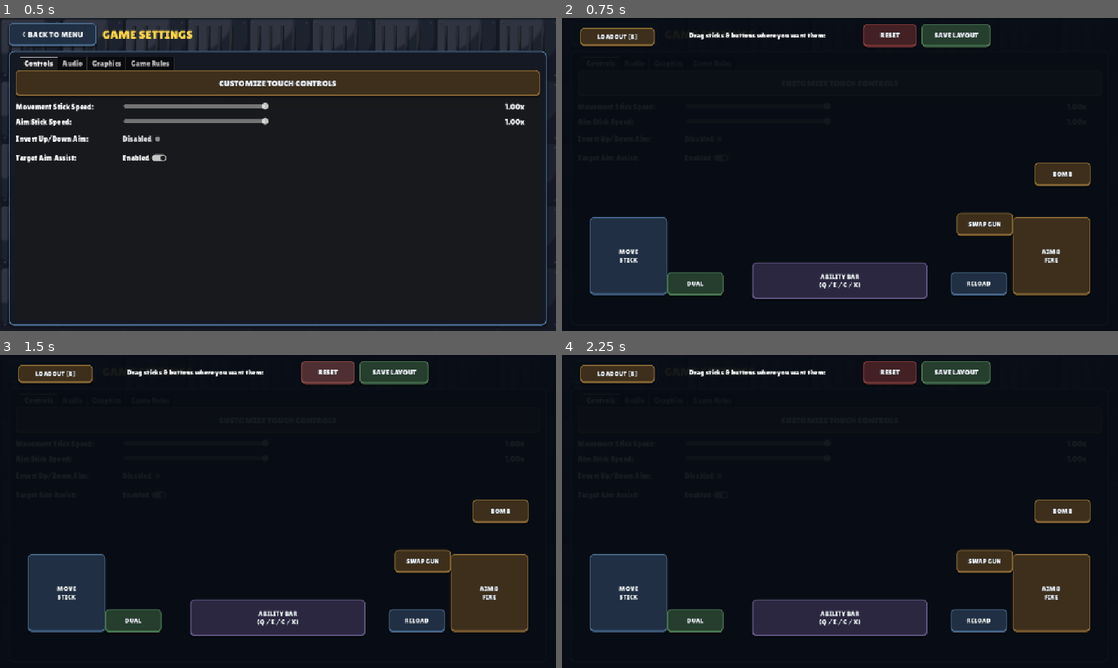
Above: before the commit, frames 1-4 (two rows, left to right).
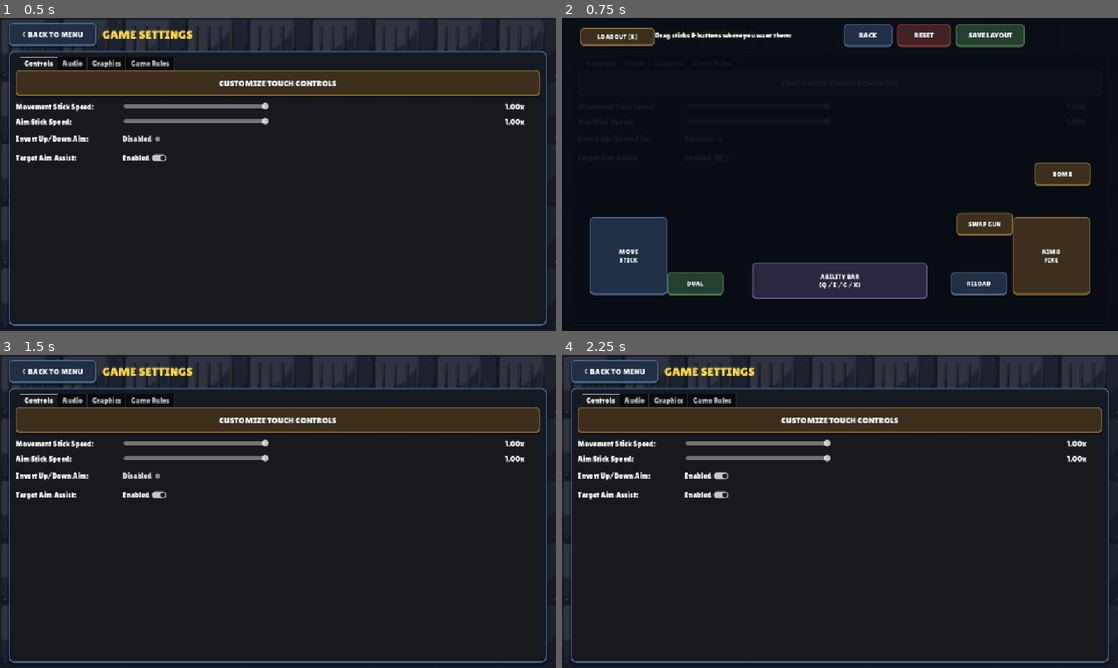
Above: after the commit, the same moments.

Repository: haideralix1x1/Nameless-Clash
Game: Godot game, scene res://scenes/SettingsMenu.tscn
Two runs of this game, one before a commit and one after it. Both use one fixed random seed, a clock stepped at 60 frames per second and the inputs below. This scene is started directly instead of the project's main scene.
Inputs (mouse positions are in pixels of both pictures, inside the frame that each line leads up to):
- Up to frame 1 (0.5 s): no input
- Up to frame 2 (0.75 s): click "CUSTOMIZE TOUCH CONTROLS" at 0.5 s
- Up to frame 3 (1.5 s): click (305, 373) at 1.25 s, where only the run after the commit has a clickable "BACK"
- Up to frame 4 (2.25 s): click "Disabled" at 2 s

Frame 1 is identical in both runs. In frame 2, 2.2% of the frame differs, in the area x 16-84%, y 2-10%; in frame 3, 33%; in frame 4, 33%, in the area x 0-100%, y 0-99%.

Commit message:
MainMenu random gun per visit, Jackson flurry smoke, short MG trails, and touch layout Back button

Diff:
--- a/scripts/AgentPreviewArena.gd
+++ b/scripts/AgentPreviewArena.gd
@@ -285,7 +285,7 @@
 			hero.preview_move_x = _hero_pace_dir
 			hero.aim_angle = 0.0 if _hero_pace_dir >= 0.0 else PI
 			hero.facing_right = _hero_pace_dir >= 0.0
-		elif not _hero_dash_casting and _hero_return_delay <= 0.0 and hero.control_lock_timer <= 0.0 and hero._fly_kick_timer <= 0.0 and hero._bat_ult_timer <= 0.0:
+		elif not _hero_dash_casting and _hero_return_delay <= 0.0 and hero.control_lock_timer <= 0.0 and hero._fly_kick_timer <= 0.0 and hero._bat_ult_timer <= 0.0 and hero._flurry_state == 0:
 			if hero.global_position.x > 128.0:
 				hero.preview_move_x = -0.85
 			else:
--- a/scripts/Bullet.gd
+++ b/scripts/Bullet.gd
@@ -50,6 +50,7 @@
 
 var _age: float = 0.0
 var _trail_points: PackedVector2Array = PackedVector2Array()
+var max_trail_points: int = 8
 var _finished: bool = false
 
 @onready var _sprite: Sprite2D = $Sprite2D
@@ -171,7 +172,7 @@
 				_handle_collision(p, global_position)
 				return
 	_trail_points.append(next_pos)
-	if _trail_points.size() > 8:
+	while _trail_points.size() > max_trail_points:
 		_trail_points.remove_at(0)
 	_update_trail_visual()
 	if visual_style != "bullet":
--- a/scripts/MainMenu.gd
+++ b/scripts/MainMenu.gd
@@ -216,6 +216,7 @@
 	anchor_wrap.add_child(anchor)
 
 	_preview = SoldierPreview.new()
+	_preview.shuffle_guns = true
 	_preview.scale = Vector2(3.8, 3.8)
 	anchor.add_child(_preview)
 
@@ -224,10 +225,7 @@
 	_loadout_label.autowrap_mode = TextServer.AUTOWRAP_WORD
 	_loadout_label.add_theme_font_size_override("font_size", 17)
 	_loadout_label.modulate = Color(0.76, 0.82, 0.88)
-	var arch_name: String = ProfileManager.ARCHETYPES[ProfileManager.archetype_id]["name"]
-	var pri_weapon: WeaponData = WeaponData.get_weapon(ProfileManager.primary_weapon_id, ProfileManager.weapon_skin_id, ProfileManager.m4a1_rail_mod)
-	var sec_weapon: WeaponData = WeaponData.get_weapon(ProfileManager.secondary_weapon_id, ProfileManager.weapon_skin_id, 0)
-	_loadout_label.text = "%s\n%s  +  %s" % [arch_name, pri_weapon.display_name, sec_weapon.display_name]
+	_update_loadout_label()
 	pv.add_child(_loadout_label)
 
 	var edit_avatar_btn := _make_arcade_button("CUSTOMIZE HERO & WEAPONS", Color(0.86, 0.62, 0.24), 56.0, 19, Color(0.18, 0.14, 0.10, 0.96))
@@ -596,10 +594,21 @@
 	_refresh_agent_select_ui()
 
 
+func _update_loadout_label() -> void:
+	if not is_instance_valid(_loadout_label):
+		return
+	var arch_d: Dictionary = ProfileManager.ARCHETYPES[clampi(ProfileManager.archetype_id, 0, ProfileManager.ARCHETYPES.size() - 1)]
+	var full_name: String = str(arch_d.get("name", "Hero"))
+	var callsign: String = str(arch_d.get("callsign", full_name))
+	var role_sub: String = full_name.replace(callsign, "").strip_edges().trim_prefix("(").trim_suffix(")")
+	_loadout_label.text = ("%s\n%s" % [callsign, role_sub]) if not role_sub.is_empty() else callsign
+
+
 func _select_agent(idx: int) -> void:
 	ProfileManager.apply_archetype_preset(idx, true)
 	if is_instance_valid(_preview):
 		_preview.refresh_from_profile()
+	_update_loadout_label()
 	_refresh_agent_select_ui()
 
 
--- a/scripts/PlayerController.gd
+++ b/scripts/PlayerController.gd
@@ -186,6 +186,14 @@
 var _yagami_ult_target: Node2D = null
 var _yagami_ult_slashed: bool = false
 var _yagami_ult_slash_timer: float = 0.0
+var _flurry_state: int = 0
+var _flurry_timer: float = 0.0
+var _flurry_hit_accum: float = 0.0
+var _flurry_smoke_accum: float = 0.0
+var _flurry_target: Node2D = null
+var _flurry_dmg: int = 200
+var _flurry_name: String = "Knockout Flurry"
+var _flurry_auth: bool = false
 var headless_timer: float = 0.0
 var _headless_proj: Node = null
 const TEX_VAMPIRE_BAT: Texture2D = preload("res://assets/sprites/summons/bat.png")
@@ -1560,6 +1568,10 @@
 	earth_shake_timer = 0.0
 	poison_dot_timer = 0.0
 	cryo_shatter_timer = 0.0
+	_fly_kick_timer = 0.0
+	_flurry_state = 0
+	_flurry_timer = 0.0
+	_flurry_target = null
 	_release_grab_state()
 	_respawn_timer = RESPAWN_TIME
 	var assist_ids: Array = []
@@ -1660,6 +1672,10 @@
 	held_throwables.clear()
 	shoe_cooldown_timer = 0.0
 	_shoe_windup_timer = 0.0
+	_fly_kick_timer = 0.0
+	_flurry_state = 0
+	_flurry_timer = 0.0
+	_flurry_target = null
 	_release_grab_state()
 	if NetworkManager.is_unlimited_abilities_active() and not is_bot:
 		ult_points = 4
@@ -2075,6 +2091,10 @@
 func _apply_stun_local(duration: float, attacker_id: int = 0) -> void:
 	if is_dead or invincible_timer > 0.0 or deathless_timer > 0.0 or (attacker_id != 0 and attacker_id == peer_id):
 		return
+	_fly_kick_timer = 0.0
+	_flurry_state = 0
+	_flurry_timer = 0.0
+	_flurry_target = null
 	_release_grab_state()
 	stun_timer = maxf(stun_timer, duration)
 	is_jetpacking = false
@@ -2928,18 +2948,26 @@
 					_play_local_sfx("res://assets/audio/explosion.wav", -2.0, 0.85)
 			)
 		"ult_boxer_flurry":
-			control_lock_timer = 1.4
-			var tgt_bf: Node2D = _find_nearest_enemy_player(cast_pos, 460.0)
+			var tgt_bf: Node2D = _find_nearest_enemy_player(cast_pos, 560.0)
 			if tgt_bf != null:
-				global_position = tgt_bf.global_position + Vector2(-34.0 if global_position.x < tgt_bf.global_position.x else 34.0, 0.0)
-				_spawn_vfx_burst(tgt_bf.global_position, 115.0, col)
-				if local_auth and tgt_bf.has_method("apply_hit"):
-					tgt_bf.apply_hit(dmg, peer_id, ab_name, player_name, Vector2((1.0 if facing_right else -1.0) * 420.0, -140.0))
+				_flurry_target = tgt_bf
+				_flurry_state = 1
+				_flurry_timer = 0.55
+				_flurry_hit_accum = 0.0
+				_flurry_smoke_accum = 0.0
+				_flurry_dmg = maxi(200, dmg)
+				_flurry_name = ab_name
+				_flurry_auth = local_auth
+				control_lock_timer = 2.55
+				facing_right = tgt_bf.global_position.x >= global_position.x
+				aim_angle = (tgt_bf.global_position - global_position).angle()
 			else:
-				velocity += Vector2.from_angle(cast_angle) * 620.0
-				_spawn_vfx_burst(cast_pos + Vector2.from_angle(cast_angle) * 80.0, 115.0, col)
-			add_screen_shake(2.8)
-			_play_local_sfx("res://assets/audio/explosion.wav", -1.0, 1.1)
+				_flurry_state = 0
+				_flurry_target = null
+				velocity += Vector2.from_angle(cast_angle) * 680.0
+				_spawn_vfx_burst(cast_pos + Vector2.from_angle(cast_angle) * 72.0, 95.0, col)
+				add_screen_shake(1.8)
+			_play_local_sfx("res://assets/audio/jump.wav", -1.0, 1.25)
 
 
 func apply_reverse_controls(dur: float) -> void:
@@ -3052,6 +3080,67 @@
 		if personal_shield_timer <= 0.0:
 			personal_shield_hp = 0
 		queue_redraw()
+	if _flurry_state == 1:
+		_flurry_timer = maxf(0.0, _flurry_timer - delta)
+		if not is_instance_valid(_flurry_target) or (_flurry_target.has_method("is_alive") and not _flurry_target.is_alive()):
+			_flurry_state = 0
+			_flurry_target = null
+			control_lock_timer = 0.0
+		else:
+			var to_f: Vector2 = _flurry_target.global_position - global_position
+			var dist_f: float = to_f.length()
+			if dist_f <= 54.0 or _flurry_timer <= 0.0:
+				_flurry_state = 2
+				_flurry_timer = 2.0
+				_flurry_hit_accum = 0.0
+				_flurry_smoke_accum = 0.0
+				control_lock_timer = 2.0
+				if _flurry_auth and _flurry_target.has_method("apply_stun"):
+					_flurry_target.apply_stun(2.1, peer_id)
+				_spawn_flurry_dust_puff(_flurry_target.global_position)
+			else:
+				var rush_dir: Vector2 = to_f / maxf(1.0, dist_f)
+				velocity = rush_dir * 1350.0
+				facing_right = rush_dir.x >= 0.0
+				aim_angle = rush_dir.angle()
+				move_and_slide()
+				_spawn_rising_particles(global_position, Color(0.95, 0.85, 0.65, 0.7), false, 2)
+	elif _flurry_state == 2:
+		_flurry_timer = maxf(0.0, _flurry_timer - delta)
+		_flurry_hit_accum += delta
+		_flurry_smoke_accum += delta
+		if not is_instance_valid(_flurry_target) or (_flurry_target.has_method("is_alive") and not _flurry_target.is_alive()):
+			_flurry_state = 0
+			_flurry_target = null
+			control_lock_timer = 0.0
+		else:
+			var tgt_p: Vector2 = _flurry_target.global_position
+			var osc: float = sin(_flurry_timer * 26.0) * 20.0
+			global_position = tgt_p + Vector2(-24.0 + osc if osc >= 0.0 else 24.0 + osc, -2.0)
+			velocity = Vector2.ZERO
+			facing_right = global_position.x <= tgt_p.x
+			aim_angle = 0.0 if facing_right else PI
+			_melee_swing_timer = 0.14
+			if _flurry_smoke_accum >= 0.12:
+				_flurry_smoke_accum = 0.0
+				_spawn_flurry_dust_puff(tgt_p)
+			if _flurry_hit_accum >= 0.28:
+				_flurry_hit_accum = 0.0
+				add_screen_shake(0.8)
+				_play_local_sfx("res://assets/audio/hit.wav", -3.0, randf_range(0.95, 1.25))
+				if _flurry_auth and _flurry_target.has_method("apply_hit"):
+					_flurry_target.apply_hit(8, peer_id, _flurry_name, player_name, Vector2.ZERO)
+			if _flurry_timer <= 0.0:
+				_flurry_state = 0
+				control_lock_timer = 0.0
+				var fin_dir: float = 1.0 if facing_right else -1.0
+				_spawn_vfx_burst(tgt_p, 130.0, Color(1.0, 0.68, 0.22))
+				add_screen_shake(3.0)
+				_play_local_sfx("res://assets/audio/explosion.wav", -1.0, 1.05)
+				if _flurry_auth and is_instance_valid(_flurry_target) and _flurry_target.has_method("apply_hit"):
+					_flurry_target.apply_hit(_flurry_dmg, peer_id, _flurry_name, player_name, Vector2(fin_dir * 520.0, -260.0))
+				_flurry_target = null
+
 	if _bat_ult_timer > 0.0:
 		_bat_ult_timer = maxf(0.0, _bat_ult_timer - delta)
 		if _bat_ult_sprite == null:
@@ -3224,7 +3313,9 @@
 		if _auto_mg_accum >= 0.11:
 			_auto_mg_accum = 0.0
 			var mg_orig: Vector2 = _get_safe_muzzle_pos(_muzzle_primary.global_position)
-			_spawn_custom_bullet(mg_orig, aim_angle + randf_range(-0.04, 0.04), 1280.0, 12, "bullet", Color(0.35, 0.86, 1.0), "Auto Machinegun", 0.0, 0.0, false, 1.1, _is_controlled_locally())
+			var mg_b = _spawn_custom_bullet(mg_orig, aim_angle + randf_range(-0.04, 0.04), 1280.0, 12, "bullet", Color(0.35, 0.86, 1.0), "Auto Machinegun", 0.0, 0.0, false, 1.1, _is_controlled_locally())
+			if mg_b != null:
+				mg_b.max_trail_points = 2
 			_play_local_sfx("res://assets/audio/shoot_m4a1.wav", -7.0, 1.1)
 	if electric_laser_timer > 0.0:
 		electric_laser_timer = maxf(0.0, electric_laser_timer - delta)
@@ -4016,6 +4107,12 @@
 	parent_node.add_child(vfx)
 
 
+func _spawn_flurry_dust_puff(center_pos: Vector2) -> void:
+	var off := Vector2(randf_range(-26.0, 26.0), randf_range(-26.0, 14.0))
+	_spawn_rising_particles(center_pos + off, Color(0.88, 0.88, 0.92, 0.85), false, 5)
+	_spawn_rising_particles(center_pos + off * 0.6, Color(1.0, 0.78, 0.25, 0.90), false, 3)
+
+
 func _spawn_rising_particles(pos: Vector2, col: Color, is_heal: bool = false, count: int = 8) -> void:
 	var parent_node: Node = get_parent()
 	if parent_node == null:
--- a/scripts/SettingsManager.gd
+++ b/scripts/SettingsManager.gd
@@ -104,6 +104,12 @@
 	_reset_default_touch_layout(true)
 
 
+func restore_touch_layout(saved_layout: Dictionary) -> void:
+	touch_layout = saved_layout.duplicate(true)
+	save_settings()
+	touch_layout_changed.emit()
+
+
 func set_touch_element_pos(key: String, norm_pos: Vector2) -> void:
 	touch_layout[key] = Vector2(clampf(norm_pos.x, 0.04, 0.96), clampf(norm_pos.y, 0.05, 0.95))
 	save_settings()
--- a/scripts/SettingsMenu.gd
+++ b/scripts/SettingsMenu.gd
@@ -13,6 +13,7 @@
 var _drag_handles: Dictionary = {}
 var _dragging_key: String = ""
 var _drag_center_offset: Vector2 = Vector2.ZERO
+var _layout_backup: Dictionary = {}
 var _test_sfx_player: AudioStreamPlayer
 
 
@@ -388,15 +389,22 @@
 			get_viewport().set_input_as_handled()
 		return
 
-	if _layout_overlay.visible and not _dragging_key.is_empty():
-		if event is InputEventMouseMotion:
-			_move_handle(_dragging_key, (event as InputEventMouseMotion).position - _drag_center_offset)
-		elif event is InputEventMouseButton and not (event as InputEventMouseButton).pressed:
-			_dragging_key = ""
-		elif event is InputEventScreenDrag:
-			_move_handle(_dragging_key, (event as InputEventScreenDrag).position - _drag_center_offset)
-		elif event is InputEventScreenTouch and not (event as InputEventScreenTouch).pressed:
-			_dragging_key = ""
+	if _layout_overlay.visible:
+		if event is InputEventKey:
+			var kev := event as InputEventKey
+			if kev.pressed and not kev.echo and kev.keycode == KEY_ESCAPE:
+				_cancel_layout_editor()
+				get_viewport().set_input_as_handled()
+				return
+		if not _dragging_key.is_empty():
+			if event is InputEventMouseMotion:
+				_move_handle(_dragging_key, (event as InputEventMouseMotion).position - _drag_center_offset)
+			elif event is InputEventMouseButton and not (event as InputEventMouseButton).pressed:
+				_dragging_key = ""
+			elif event is InputEventScreenDrag:
+				_move_handle(_dragging_key, (event as InputEventScreenDrag).position - _drag_center_offset)
+			elif event is InputEventScreenTouch and not (event as InputEventScreenTouch).pressed:
+				_dragging_key = ""
 
 
 func _build_touch_layout_overlay() -> void:
@@ -409,8 +417,8 @@
 	var top_bar := HBoxContainer.new()
 	top_bar.anchor_left = 0.5
 	top_bar.anchor_right = 0.5
-	top_bar.offset_left = -310
-	top_bar.offset_right = 310
+	top_bar.offset_left = -380
+	top_bar.offset_right = 380
 	top_bar.offset_top = 12
 	top_bar.offset_bottom = 60
 	top_bar.add_theme_constant_override("separation", 10)
@@ -421,6 +429,14 @@
 	info.add_theme_font_size_override("font_size", 15)
 	info.size_flags_horizontal = Control.SIZE_EXPAND_FILL
 	top_bar.add_child(info)
+
+	var back_btn := Button.new()
+	back_btn.text = "BACK"
+	back_btn.custom_minimum_size = Vector2(100, 44)
+	back_btn.add_theme_font_size_override("font_size", 15)
+	_style_button(back_btn, Color(0.14, 0.18, 0.24), Color(0.62, 0.72, 0.86), 10)
+	back_btn.pressed.connect(_cancel_layout_editor)
+	top_bar.add_child(back_btn)
 
 	var reset_btn := Button.new()
 	reset_btn.text = "RESET"
@@ -487,8 +503,15 @@
 
 func _open_layout_editor() -> void:
 	_dragging_key = ""
+	_layout_backup = SettingsManager.touch_layout.duplicate(true)
 	_layout_overlay.visible = true
 	_position_layout_handles()
+
+
+func _cancel_layout_editor() -> void:
+	_dragging_key = ""
+	SettingsManager.restore_touch_layout(_layout_backup)
+	_layout_overlay.visible = false
 
 
 func _clamp_handle_pos(center_px: Vector2, ctrl_size: Vector2, vp_size: Vector2) -> Vector2:
--- a/scripts/SoldierPreview.gd
+++ b/scripts/SoldierPreview.gd
@@ -4,7 +4,9 @@
 const TEX_WEAPONS: Texture2D = preload("res://assets/sprites/weapons_sheet.png")
 
 var anim_mode: int = 0
+var shuffle_guns: bool = false
 var _timer: float = 0.0
+var _preview_weapon_id: int = -1
 
 var _modular: ModularCharacter
 var _weapon_pivot: Node2D
@@ -48,11 +50,22 @@
 
 	_modular.apply_loadout(ProfileManager.to_dict())
 
-	var w_frame: int = ProfileManager.weapon_skin_id * 11 + ProfileManager.primary_weapon_id
+	var w_id: int = ProfileManager.primary_weapon_id
+	if shuffle_guns:
+		var next_w: int = randi() % 11
+		if next_w == _preview_weapon_id:
+			next_w = (next_w + 1) % 11
+		w_id = next_w
+	_apply_preview_weapon(w_id)
+
+
+func _apply_preview_weapon(w_id: int) -> void:
+	_preview_weapon_id = w_id
+	var w_frame: int = ProfileManager.weapon_skin_id * 11 + w_id
 	_gun_p.frame = w_frame
 	_gun_s.frame = w_frame
-	var w: WeaponData = WeaponData.get_weapon(ProfileManager.primary_weapon_id, ProfileManager.weapon_skin_id, ProfileManager.m4a1_rail_mod)
-	_gun_s.visible = w.supports_dual_wield and ProfileManager.primary_weapon_id == 9
+	var w: WeaponData = WeaponData.get_weapon(w_id, ProfileManager.weapon_skin_id, ProfileManager.m4a1_rail_mod)
+	_gun_s.visible = w.supports_dual_wield and w_id == 9
 
 
 func _process(delta: float) -> void:
@@ -75,5 +88,6 @@
 
 	_weapon_pivot.position.y = 11.0 if anim_mode == 3 else (7.0 if anim_mode == 2 else 9.0)
 	_weapon_pivot.rotation = sin(_timer * 2.0) * 0.08
-	var stance: String = ModularCharacter.get_weapon_stance(ProfileManager.primary_weapon_id, _gun_s != null and _gun_s.visible)
+	var active_w: int = _preview_weapon_id if (shuffle_guns and _preview_weapon_id >= 0) else ProfileManager.primary_weapon_id
+	var stance: String = ModularCharacter.get_weapon_stance(active_w, _gun_s != null and _gun_s.visible)
 	_modular.apply_weapon_arm_pose(stance, _weapon_pivot.rotation, true, 0.0, -1.0)
